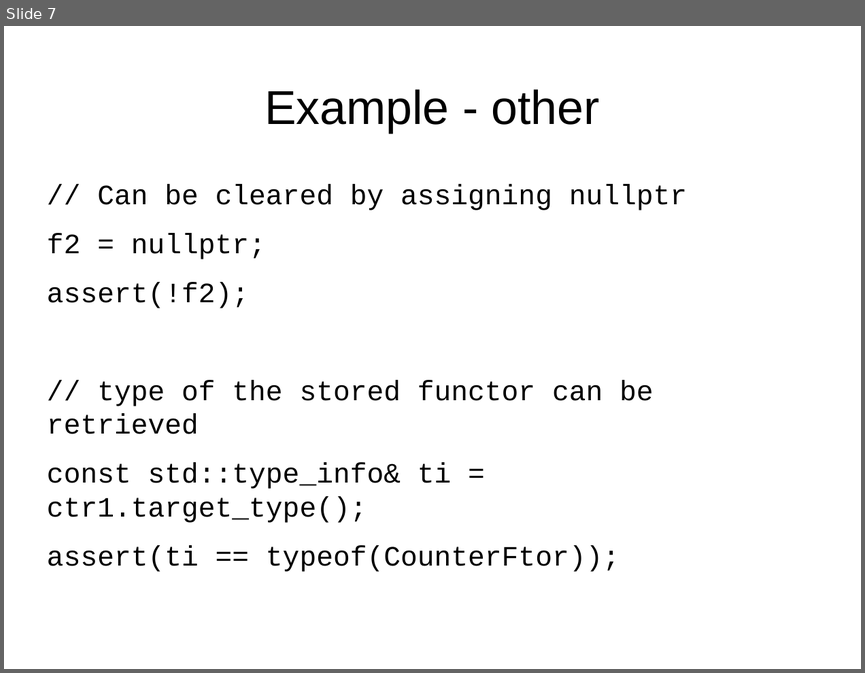
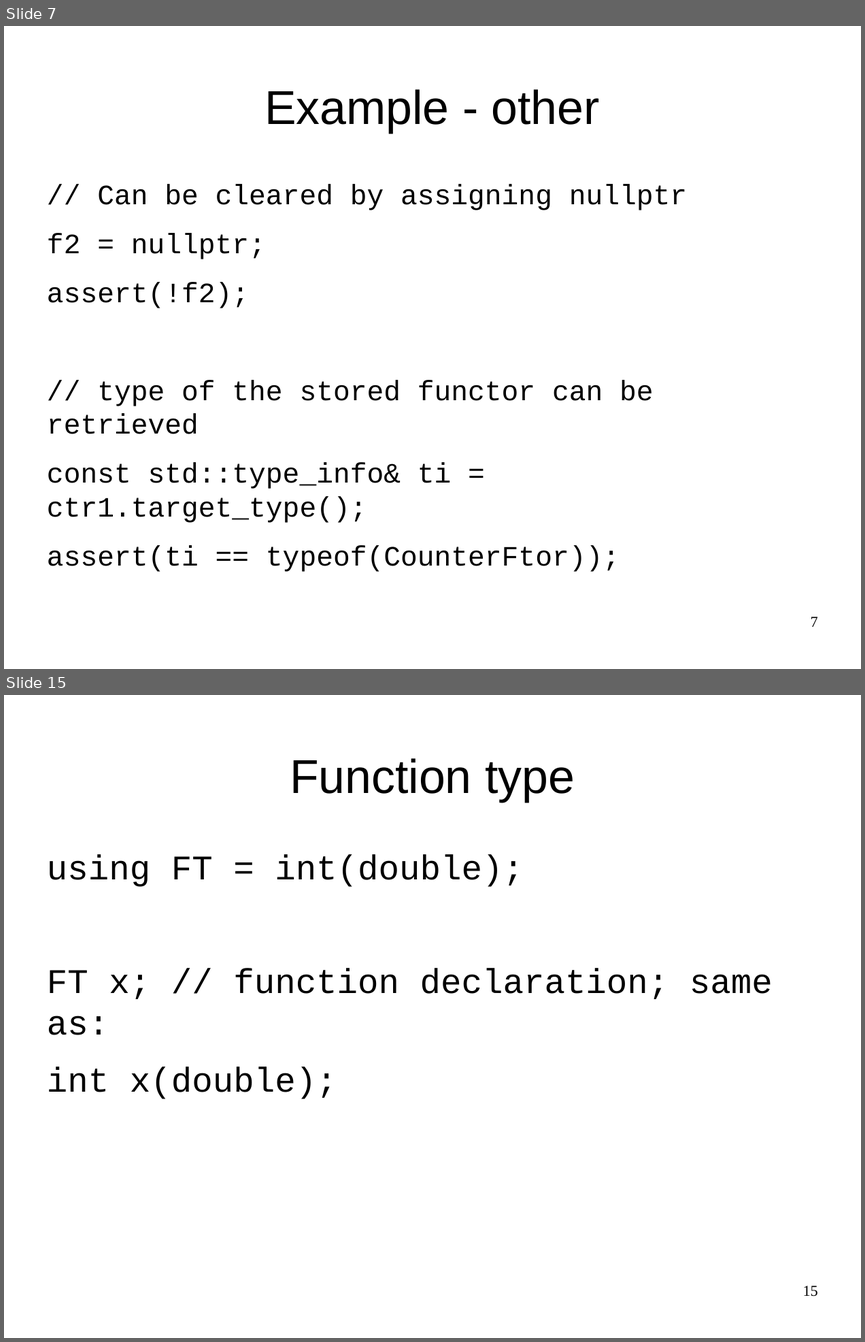
Before and after one commit to maciekgajewski/demystifying_std_function, a slide deck: demystifying-std-function.odp. Shown one above the other, each under a label of ours: slide 7 before the commit, slides 7 and 15 after it; the slides between them are not shown. The pictures are 865x673 and 865x1342 pixels, drawn with LibreOffice and Linux fonts; fonts in the diff are those of the drawing. Boxes give left, top, right and bottom in pixels: in the first picture for what was removed or moved away, otherwise in the second. Text is boxed around its words. In the diff, an @@ line names an element or a change of style, - is before the commit and + after.

Commit message:
test added for from-funtor function

```diff
--- a/demystifying-std-function.odp
+++ b/demystifying-std-function.odp
@@ slide 15 added at <box>4,695,861,1338</box>, background #FFFFFF @@
@@ title added at <box>290,758,575,802</box>, 44 pt, text #000000 @@
+Function type
@@ text added at <box>47,855,772,1099</box>, 32 pt, text #000000 @@
+using FT = int(double);
+FT x; // function declaration; same as:
+int x(double);
@@ page number added at <box>803,1285,818,1296</box>, 14 pt, text #000000 @@
+15
@@ slide 7 changed as well @@
@@ page number added at <box>810,616,818,626</box>, 14 pt, text #000000 @@
+7
```
Also in this commit, not shown: 5 other slides changed, 10 other slides added, 2 other files.
